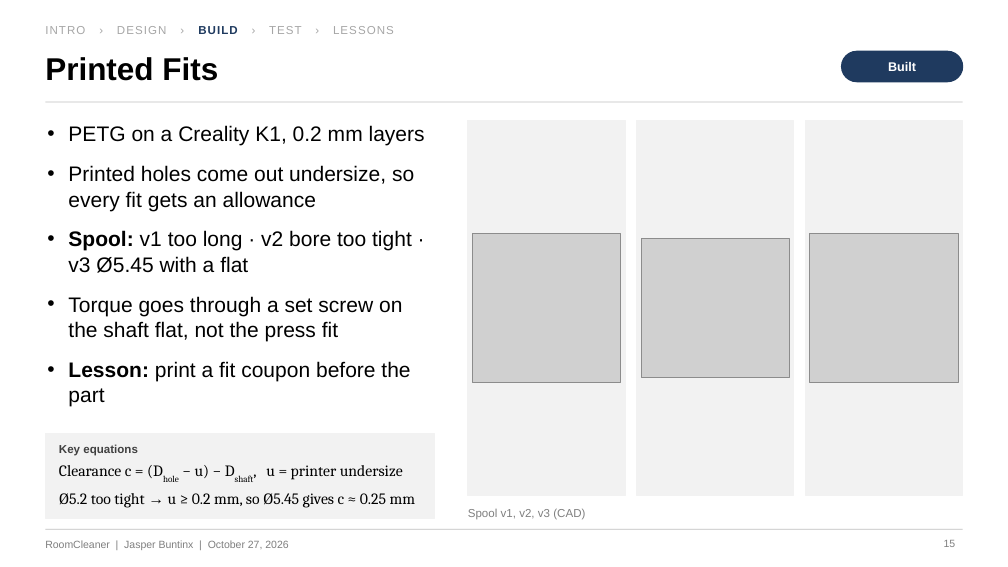
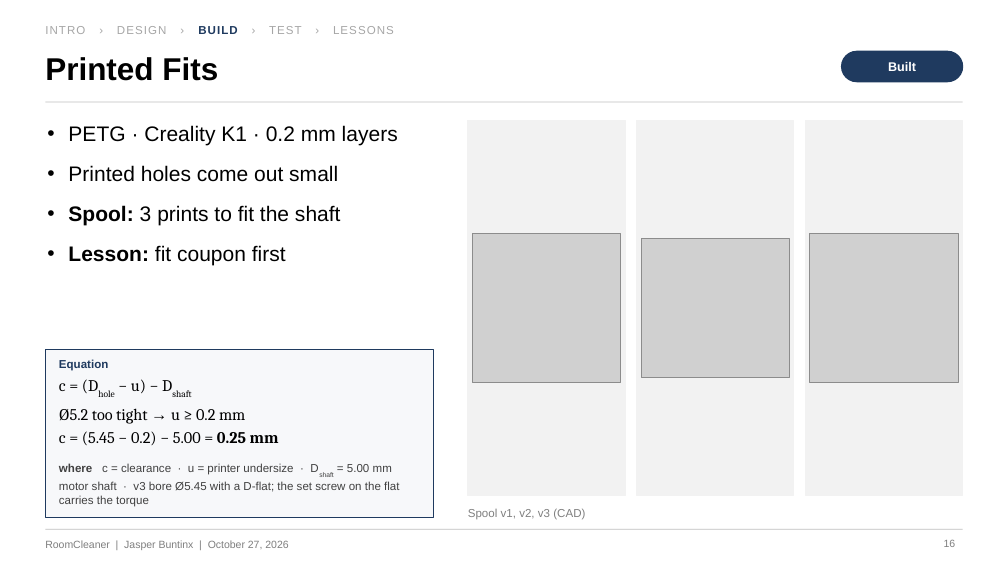
Before and after one commit to Jaspario1199/RoomCleaner, a slide deck: slide 16 of docs/presentation/deck_v5/RoomCleaner_Buntinx_Oct27_v5.pptx (slide 15 before the commit). Drawn at 1008x567 pixels with LibreOffice and Linux fonts; fonts in the diff are those of the drawing; grey boxes stand for pictures. Boxes give left, top, right and bottom in pixels: in the first picture for what was removed or moved away, otherwise in the second. Text is boxed around its words. In the diff, an @@ line names an element or a change of style, - is before the commit and + after.

```diff
--- a/docs/presentation/deck_v5/RoomCleaner_Buntinx_Oct27_v5.pptx
+++ b/docs/presentation/deck_v5/RoomCleaner_Buntinx_Oct27_v5.pptx
@@ text at <box>68,125,398,266</box>: text changed @@
-• PETG on a Creality K1, 0.2 mm layers
-• Printed holes come out undersize, so every fit gets an allowance
-• Spool: v1 too long · v2 bore too tight · v3 Ø5.45 with a flat
-• Torque goes through a set screw on the shaft flat, not the press fit
-• Lesson: print a fit coupon before the part
+• PETG · Creality K1 · 0.2 mm layers
+• Printed holes come out small
+• Spool: 3 prints to fit the shaft
+• Lesson: fit coupon first
@@ rectangle: place and size @@
-rectangle at <box>45,433,434,518</box>
+rectangle at <box>45,349,434,518</box>
@@ rectangle at <box>45,349,434,518</box>: fill #F2F2F2 to #F7F8FA; outline #F2F2F2 0.5 pt to #1F3A5F 1.25 pt @@
@@ text at <box>59,379,279,445</box>: text changed; size 15 to 15.5 pt @@
-Clearance c = (Dhole − u) − Dshaft, u = printer undersize
-Ø5.2 too tight → u ≥ 0.2 mm, so Ø5.45 gives c ≈ 0.25 mm
+c = (Dhole − u) − Dshaft
+Ø5.2 too tight → u ≥ 0.2 mm
+c = (5.45 − 0.2) − 5.00 = 0.25 mm
@@ text added at <box>59,360,108,371</box>, 11 pt, text #1F3A5F, bold @@
+Equation
@@ text removed at <box>59,444,138,456</box> @@
-Key equations
@@ text added at <box>59,463,399,507</box>, 11 pt, text #404040 @@
+where c = clearance · u = printer undersize · Dshaft = 5.00 mm motor shaft · v3 bore Ø5.45 with a D-flat; the set screw on the flat carries the torque
```
Also in this commit, not shown: 26 other slides changed, 4 other files.
